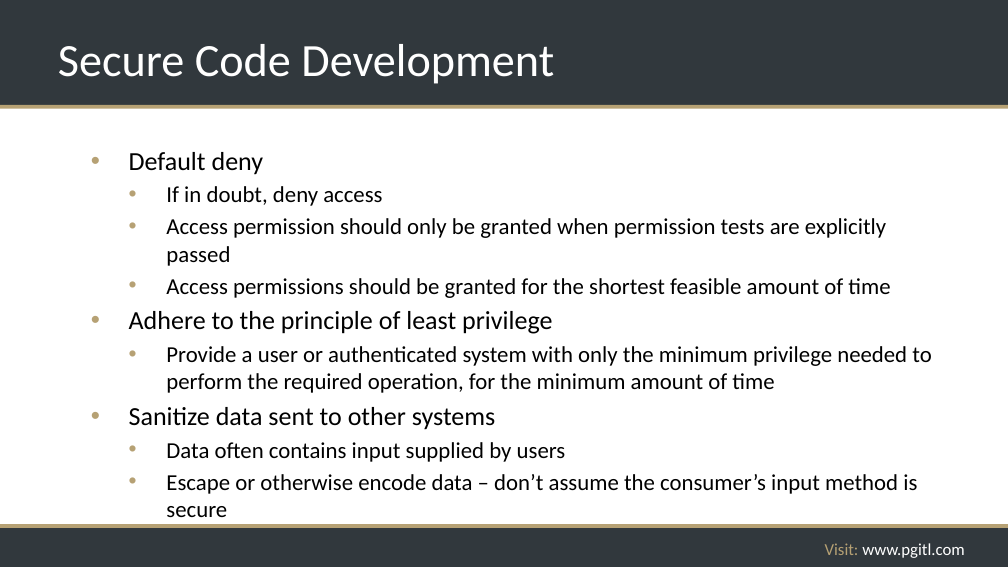
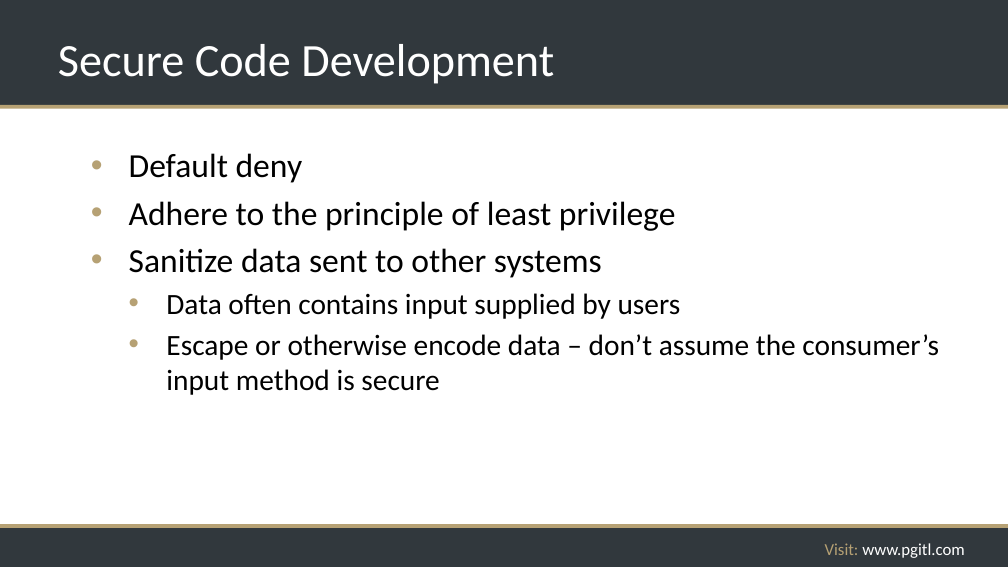
Before and after one commit to rikkouri/project-a, a slide deck: slide 206 of Programming Foundations.pptx (slide 194 before the commit). Drawn at 1008x567 pixels with LibreOffice and Linux fonts; fonts in the diff are those of the drawing; background and template pictures are left out. Boxes give left, top, right and bottom in pixels: in the first picture for what was removed or moved away, otherwise in the second. Text is boxed around its words. In the diff, an @@ line names an element or a change of style, - is before the commit and + after.

```diff
--- a/Programming Foundations.pptx
+++ b/Programming Foundations.pptx
@@ text "Default deny" at (129, 153, 939, 395): size 24.8 to 32 pt in "Default deny", "Adhere to the principle of least privilege", "Sanitize data sent to other systems"; size 21.7 to 28 pt in "Data often contains input supplied by users", "Escape or otherwise encode data – don’t ..."; more space between paragraphs @@
@@ text at (166, 186, 890, 298): paragraphs removed @@
-  • If in doubt, deny access
-  • Access permission should only be granted when permission tests are explicitly passed
-  • Access permissions should be granted for the shortest feasible amount of time
@@ text at (166, 346, 931, 393): paragraph removed @@
-  • Provide a user or authenticated system with only the minimum privilege needed to perform the required operation, for the minimum amount of time
```
Also in this commit, not shown: 28 other slides changed, 15 slides added, 1 slide removed.
